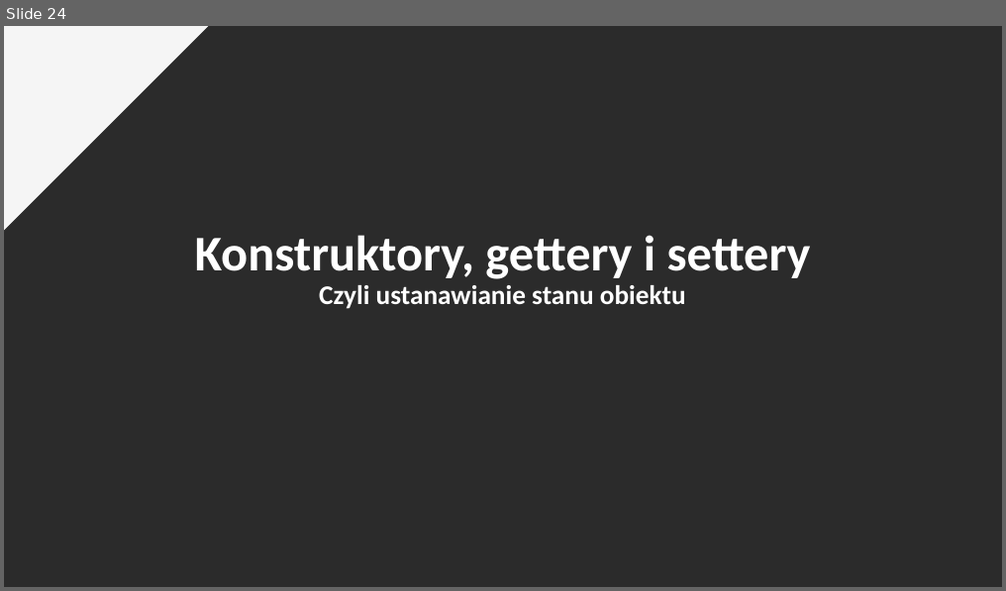
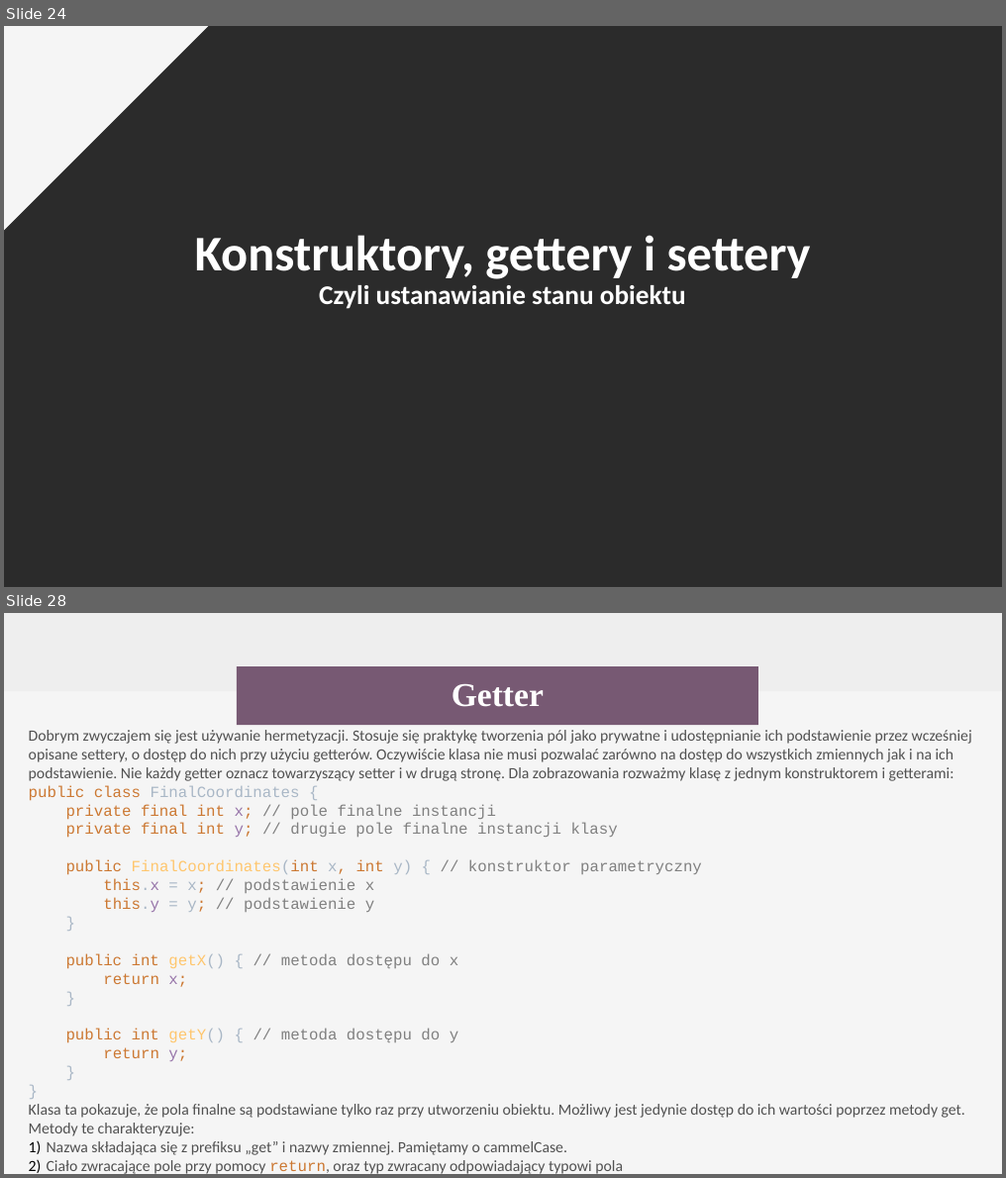
Before and after one commit to testuser-design/TESTwro8_Podstawy_programowania, a slide deck: Wstęp do programowania 20200718.odp. Shown one above the other, each under a label of ours: slide 24 before the commit, slides 24 and 28 after it; the slides between them are not shown. The pictures are 1006x591 and 1006x1178 pixels, drawn with LibreOffice and Linux fonts; fonts in the diff are those of the drawing; background and template pictures are left out; a plain dark background stands for a picture behind light text. Boxes give left, top, right and bottom in pixels: in the first picture for what was removed or moved away, otherwise in the second. Text is boxed around its words. In the diff, an @@ line names an element or a change of style, - is before the commit and + after.

```diff
--- a/Wstęp do programowania 20200718.odp
+++ b/Wstęp do programowania 20200718.odp
@@ slide 28 added at (4, 613, 1002, 1174), background #F5F5F5 @@
@@ rectangle added at (4, 613, 1002, 691), fill #EEEEEE @@
@@ rectangle added at (237, 666, 758, 725), fill #775973, 32 pt, text #FFFFFF, bold @@
+Getter
@@ text added at (29, 730, 972, 1174), 15 pt, text #515151 @@
+Dobrym zwyczajem się jest używanie hermetyzacji. Stosuje się praktykę tworzenia pól jako prywatne i udostępnianie ich podstawienie przez wcześniej opisane settery, o dostęp do nich przy użyciu getterów. Oczywiście klasa nie musi pozwalać zarówno na dostęp do wszystkich zmiennych jak i na ich podstawienie. Nie każdy getter oznacz towarzyszący setter i w drugą stronę. Dla zobrazowania rozważmy klasę z jednym konstruktorem i getterami:
+public class FinalCoordinates {
+private final int x; // pole finalne instancji
+private final int y; // drugie pole finalne instancji klasy
+public FinalCoordinates(int x, int y) { // konstruktor parametryczny
+this.x = x; // podstawienie x
+this.y = y; // podstawienie y
+}
+public int getX() { // metoda dostępu do x
+return x;
+}
+public int getY() { // metoda dostępu do y
+return y;
+}
+}
+Klasa ta pokazuje, że pola finalne są podstawiane tylko raz przy utworzeniu obiektu. Możliwy jest jedynie dostęp do ich wartości poprzez metody get.
+Metody te charakteryzuje:
+1) Nazwa składająca się z prefiksu „get” i nazwy zmiennej. Pamiętamy o cammelCase.
+2) Ciało zwracające pole przy pomocy return, oraz typ zwracany odpowiadający typowi pola
+3) Pusta lista parametrów metody
```
Also in this commit, not shown: 1 slide changed, 7 other slides added.
